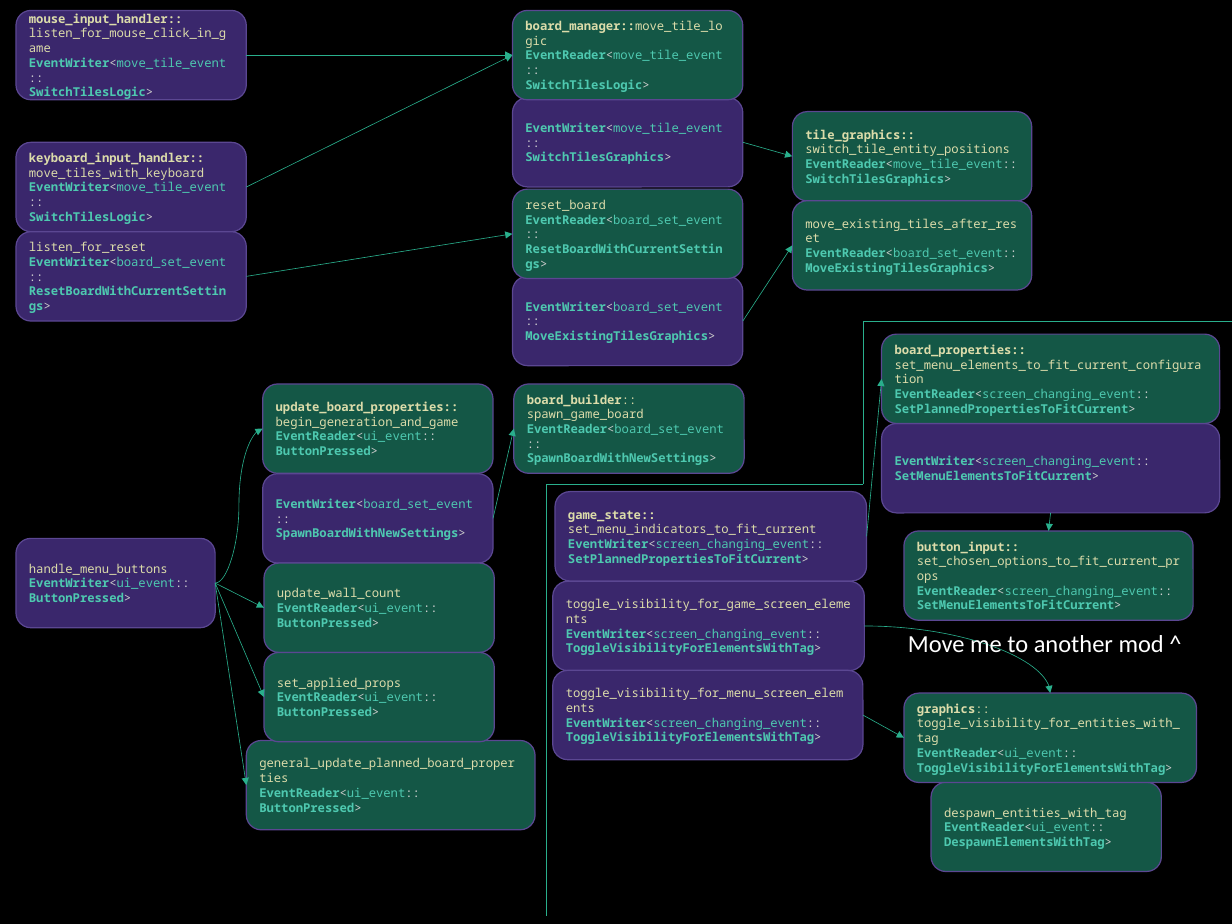
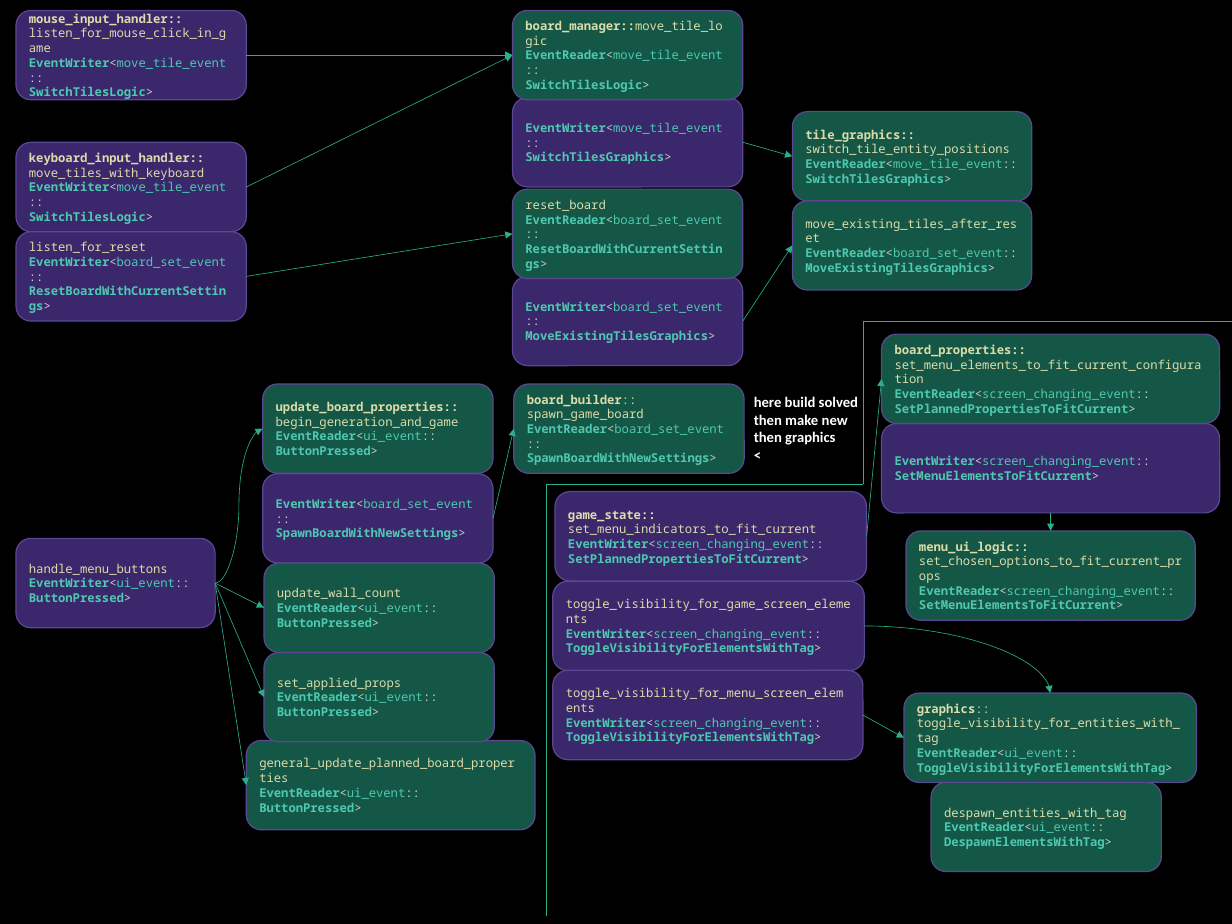
Before and after one commit to Rabbival/N-Puzzle-With-Walls, a slide deck: slide 1 of events_flow.pptx. Drawn at 1232x924 pixels with LibreOffice and Linux fonts; fonts in the diff are those of the drawing. Boxes give left, top, right and bottom in pixels: in the first picture for what was removed or moved away, otherwise in the second. Text is boxed around its words. In the diff, an @@ line names an element or a change of style, - is before the commit and + after.

```diff
--- a/events_flow.pptx
+++ b/events_flow.pptx
@@ text added at [754,396,858,445], 12 pt, text #FFFFFF, bold @@
+here build solved
+then make new
+then graphics
+<
@@ text in rounded rectangle at [919,541,1182,568]: text changed @@
-button_input:: set_chosen_options_to_fit_current_props
+menu_ui_logic:: set_chosen_options_to_fit_current_props
@@ text removed at [908,632,1164,658] @@
-Move me to another mod ^
```
Also in this commit, not shown: 14 other files.
